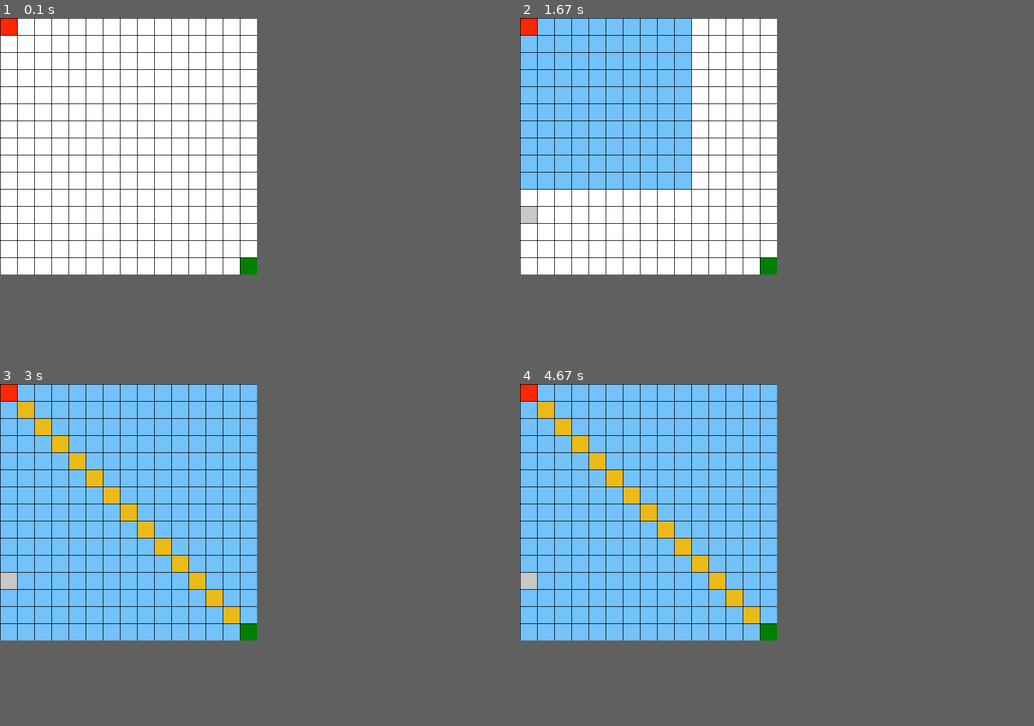
Above: before the commit, frames 1-4 (two rows, left to right).
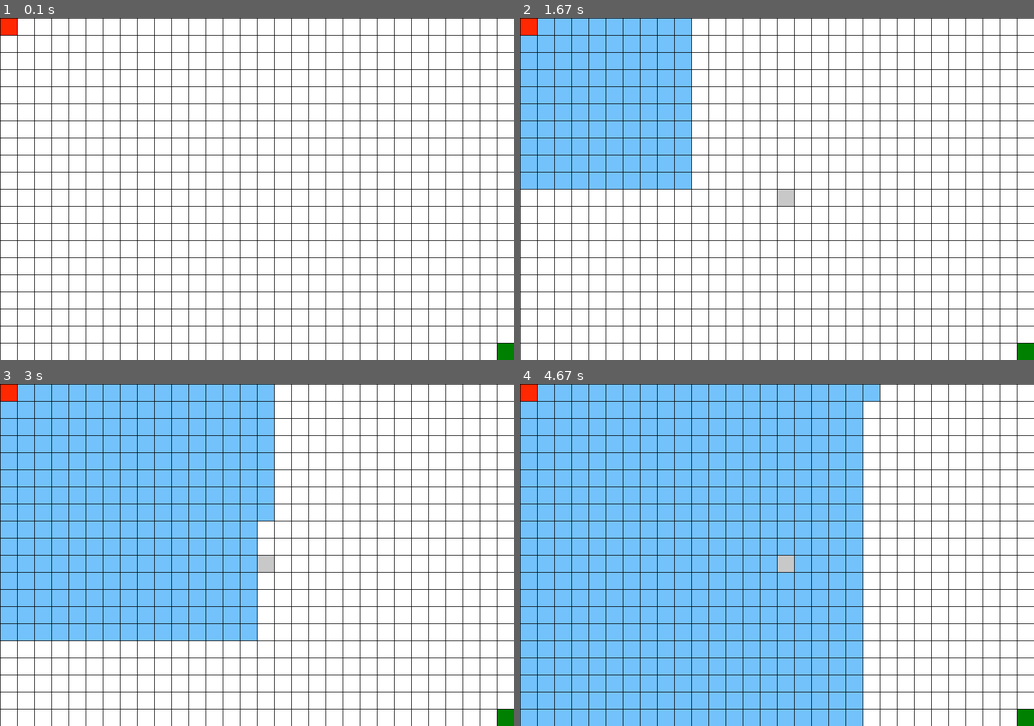
Above: after the commit, the same moments.

Repository: barsimark/pathfinding_pygame
Game: pygame game, started from GraphSearch/GraphSearch.py
Two runs of this game, one before a commit and one after it. Both use one fixed random seed, a clock stepped at 60 frames per second and the inputs below.
Inputs (mouse positions are in pixels of both pictures, inside the frame that each line leads up to):
- Up to frame 1 (0.1 s): no input
- Up to frame 2 (1.67 s): click (777, 189) at 0.38 s; tap 1 at 0.67 s
- Up to frame 3 (3 s): no input
- Up to frame 4 (4.67 s): no input
In our replay, the window is 450x450 before the commit and 900x600 after it. These sizes can differ from the game's own. Grey fills any space a smaller window leaves; there, only what the larger window draws over its background counts as a difference.

The runs differ from the first frame. In frame 1, 4.4% of the frame differs, in the area x 0-100%, y 0-100%; in frame 2, 4.7%; in frame 3, 8.0%; in frame 4, 34%.

Commit message:
improved visualization of bidirectional BFS

Diff:
--- a/GraphSearch/GraphSearch.py
+++ b/GraphSearch/GraphSearch.py
@@ -202,11 +202,15 @@
                     sParent[neighbor] = sCurrent
                     sVisited[neighbor] = True
                     sQueue.append(neighbor)
+                    if neighbor != start and neighbor != dest:
+                        drawOneCell(neighbor)
             for neighbor in self.graph[dCurrent]:
                 if not dVisited[neighbor]:
                     dParent[neighbor] = dCurrent
                     dVisited[neighbor] = True
                     dQueue.append(neighbor)
+                    if neighbor != start and neighbor != dest:
+                        drawOneCell(neighbor)
 
             intersect = self.intersectingNode(sVisited, dVisited)
             if intersect != -1:
@@ -222,11 +226,6 @@
                     i = dParent[i]
                 return route
 
-            if sCurrent != start:
-                drawOneCell(sCurrent)
-            if dCurrent != dest:
-                drawOneCell(dCurrent)
-
         return [dest]
 
 
@@ -237,8 +236,8 @@
 
 
 CELLSIZE = 30
-XCELLS = 15
-YCELLS = 15
+XCELLS = 30
+YCELLS = 20
 
 XSIZE = CELLSIZE * XCELLS
 YSIZE = CELLSIZE * YCELLS
@@ -271,8 +270,12 @@
     while True:
         for event in pygame.event.get():
             if event.type == pygame.QUIT:
+                pygame.display.quit()
                 pygame.quit()
-                sys.exit()
+                try:
+                    sys.exit()
+                except SystemExit:
+                    exit(0)
             elif event.type == pygame.MOUSEBUTTONDOWN:
                 cellidx = getCellIdx(pygame.mouse.get_pos())
                 if cellidx != start and cellidx != end:
